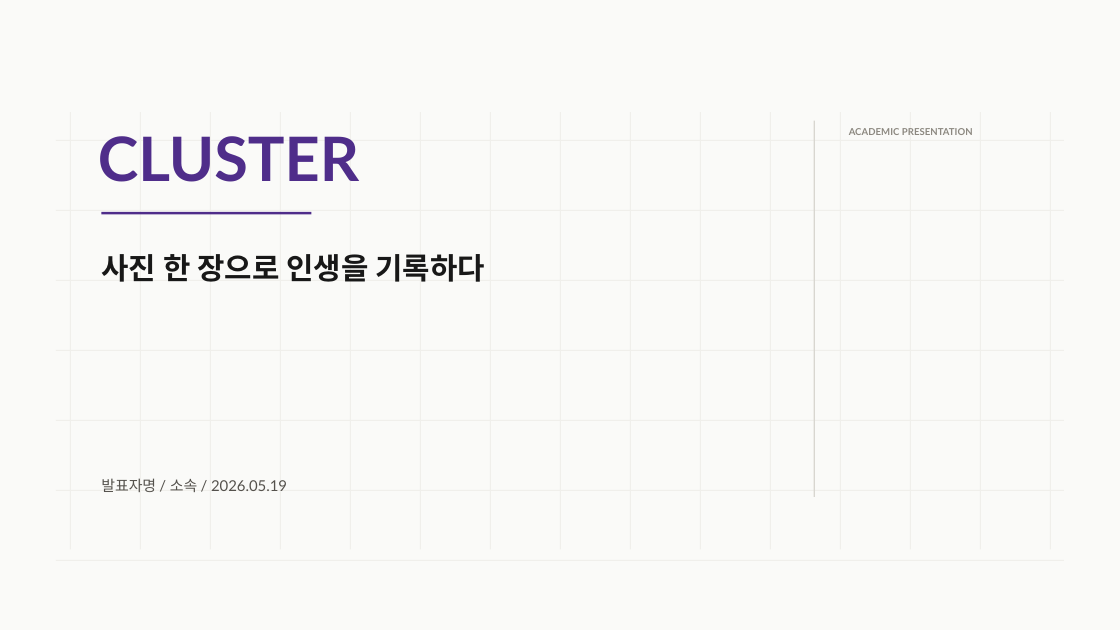
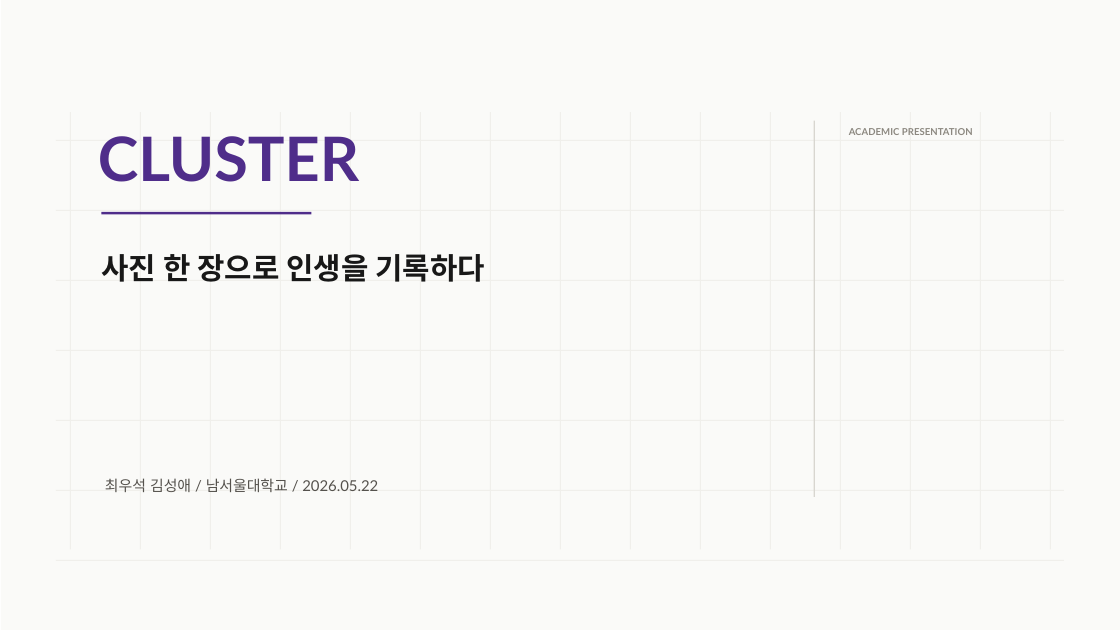
Before and after one commit to wooseok-02/cluster, a slide deck: slide 1 of back/outputs/manual-20260519001815-cluster-ppt-v5/presentations/cluster-redesign-v5/output/CLUSTER-academic-redesign-v5.pptx. Drawn at 1120x630 pixels with LibreOffice and Linux fonts; fonts in the diff are those of the drawing. Boxes give left, top, right and bottom in pixels: in the first picture for what was removed or moved away, otherwise in the second. Text is boxed around its words. In the diff, an @@ line names an element or a change of style, - is before the commit and + after.

```diff
--- a/back/outputs/manual-20260519001815-cluster-ppt-v5/presentations/cluster-redesign-v5/output/CLUSTER-academic-redesign-v5.pptx
+++ b/back/outputs/manual-20260519001815-cluster-ppt-v5/presentations/cluster-redesign-v5/output/CLUSTER-academic-redesign-v5.pptx
@@ text at [105, 478, 378, 492]: text changed @@
-발표자명 / 소속 / 2026.05.19
+최우석 김성애 / 남서울대학교 / 2026.05.22
```
Also in this commit, not shown: 3 other files.
